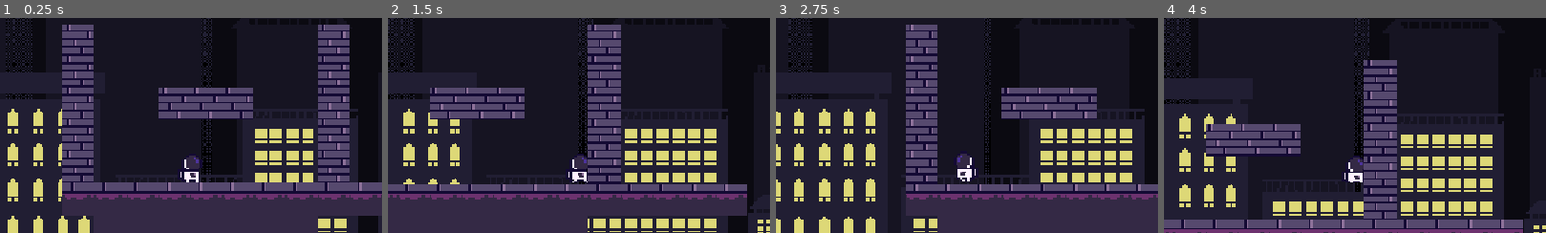
Above: before the commit, frames 1-4 (left to right).
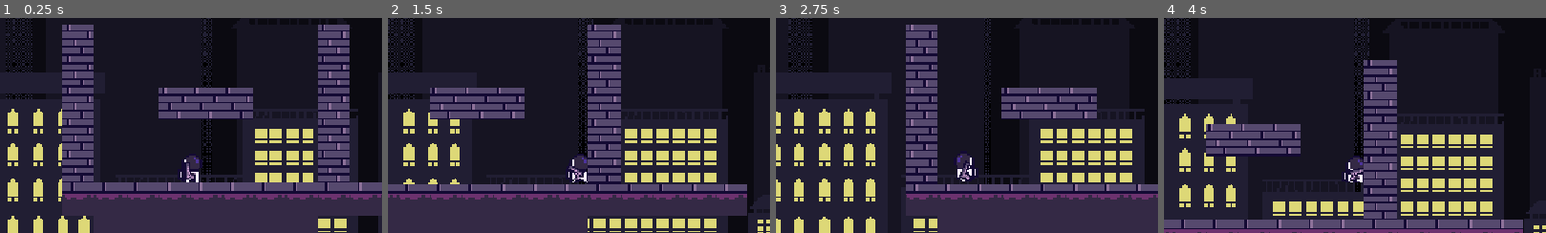
Above: after the commit, the same moments.

Repository: kyteidev/rogueshot
Game: Godot game, scene res://scenes/game_debug.tscn
The game is run twice, just before and just after one commit, with the same random seed, the same clock (stepped at 60 frames per second) and the same inputs.
Inputs (mouse positions are % of the whole screen's width and height, from its top left):
- Up to frame 1 (0.25 s): no input
- Up to frame 2 (1.5 s): tap Enter at 0.5 s; move the mouse to (72, 45) at 0.52 s; hold D (player_right) from 0.53 s (still down); tap W (player_jump) at 0.77 s; move the mouse to (30, 55) at 1.27 s
- Up to frame 3 (2.75 s): tap W (player_jump) at 1.52 s; move the mouse to (60, 28) at 2.02 s; release D (player_right) at 2.03 s; hold A (player_left) from 2.03 s (still down)
- Up to frame 4 (4 s): move the mouse to (45, 70) at 2.77 s; release A (player_left) at 2.78 s; hold D (player_right) from 2.78 s (still down); tap W (player_jump) at 3.02, 3.77 s; move the mouse to (80, 65) at 3.52 s
The pictures show only the part of the screen within x 25-75%, y 39-89%; the shares and areas given below are measured in that part.

The runs differ from the first frame. In frame 1, 0.1% of the frame differs, in the area x 48-52%, y 67-76%; in frame 2, 0.1%; in frame 3, 0.2%, in the area x 48-52%, y 66-76%; in frame 4, 0.1%.

Commit message:
add weapon sprites

Diff:
--- a/scenes/game_debug.tscn
+++ b/scenes/game_debug.tscn
@@ -31,12 +31,6 @@
 position = Vector2(0, -60)
 zoom = Vector2(3, 3)
 
-[node name="CoyoteTimer" type="Timer" parent="Player" unique_id=476835996]
-one_shot = true
-
-[node name="JumpBufferTimer" type="Timer" parent="Player" unique_id=2040105770]
-one_shot = true
-
 [node name="TileMap" type="TileMap" parent="." unique_id=768231789]
 tile_set = SubResource("TileSet_nxcxh")
 format = 2
--- a/scenes/player.tscn
+++ b/scenes/player.tscn
@@ -2,6 +2,8 @@
 
 [ext_resource type="Script" uid="uid://b573fhbhe8bh4" path="res://scripts/player.gd" id="1_g2els"]
 [ext_resource type="Texture2D" uid="uid://qbn3jpuccsqe" path="res://assets/sprites/player.png" id="2_g2els"]
+[ext_resource type="PackedScene" uid="uid://byeekqi7jy3jk" path="res://scenes/weapon.tscn" id="3_qhqgy"]
+[ext_resource type="Script" uid="uid://wriiopds5fel" path="res://scripts/weapon.gd" id="4_dqkch"]
 
 [sub_resource type="AtlasTexture" id="AtlasTexture_qhqgy"]
 atlas = ExtResource("2_g2els")
@@ -100,3 +102,14 @@
 [node name="CollisionShape2D" type="CollisionShape2D" parent="." unique_id=1475566916]
 position = Vector2(0, -7)
 shape = SubResource("CapsuleShape2D_nxcxh")
+
+[node name="CoyoteTimer" type="Timer" parent="." unique_id=2118204060]
+one_shot = true
+
+[node name="JumpBufferTimer" type="Timer" parent="." unique_id=1411532615]
+one_shot = true
+
+[node name="Weapon" parent="." unique_id=1767955034 instance=ExtResource("3_qhqgy")]
+position = Vector2(0, -4)
+scale = Vector2(0.75, 0.75)
+script = ExtResource("4_dqkch")
--- /dev/null
+++ b/scenes/weapon.tscn
@@ -0,0 +1,11 @@
+[gd_scene format=3 uid="uid://byeekqi7jy3jk"]
+
+[ext_resource type="Script" uid="uid://wriiopds5fel" path="res://scripts/weapon.gd" id="1_uxn4k"]
+[ext_resource type="Texture2D" uid="uid://cws70ra7slkq6" path="res://assets/sprites/weapons/pistol.png" id="1_xasec"]
+
+[node name="Weapon" type="Node2D" unique_id=1767955034]
+script = ExtResource("1_uxn4k")
+
+[node name="GunSprite" type="Sprite2D" parent="." unique_id=1996490115]
+texture = ExtResource("1_xasec")
+offset = Vector2(3, 0)
--- /dev/null
+++ b/scripts/weapon.gd
@@ -0,0 +1,15 @@
+extends Node2D
+
+
+@onready var gun_sprite = $GunSprite
+
+func _process(_delta: float) -> void:
+	look_at(get_global_mouse_position())
+
+	var mouse_pos = get_global_mouse_position()
+	var direction = mouse_pos - global_position
+
+	if direction.x < 0:
+		gun_sprite.scale.y = -1
+	else:
+		gun_sprite.scale.y = 1
Binary file added: assets/sprites/weapons/pistol.png
Not shown, added: assets/sprites/weapons/pistol.png.import
Binary file added: assets/sprites/weapons/rifle.png
Not shown, added: assets/sprites/weapons/rifle.png.import
Not shown, added: scripts/weapon.gd.uid
